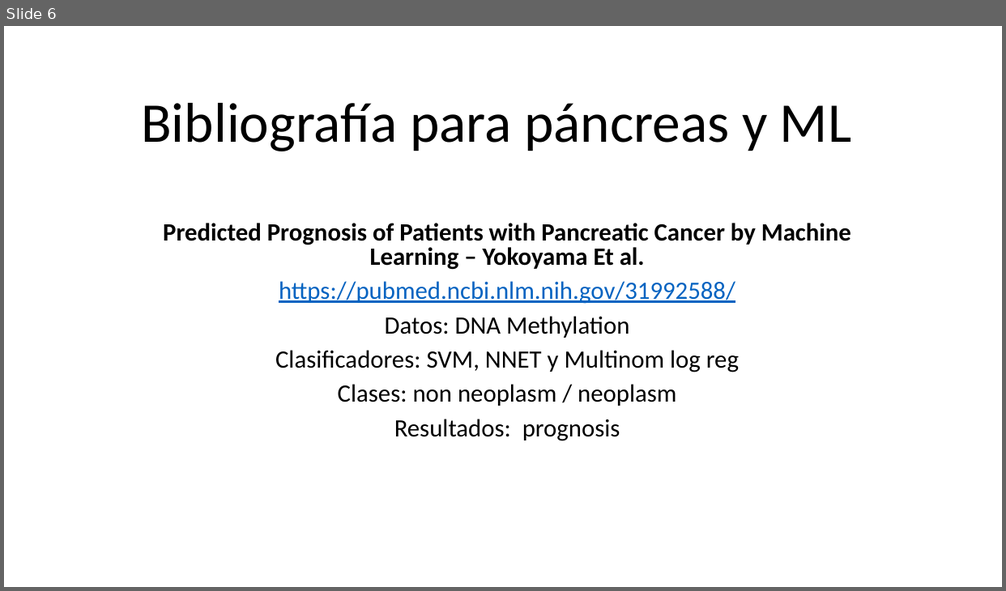
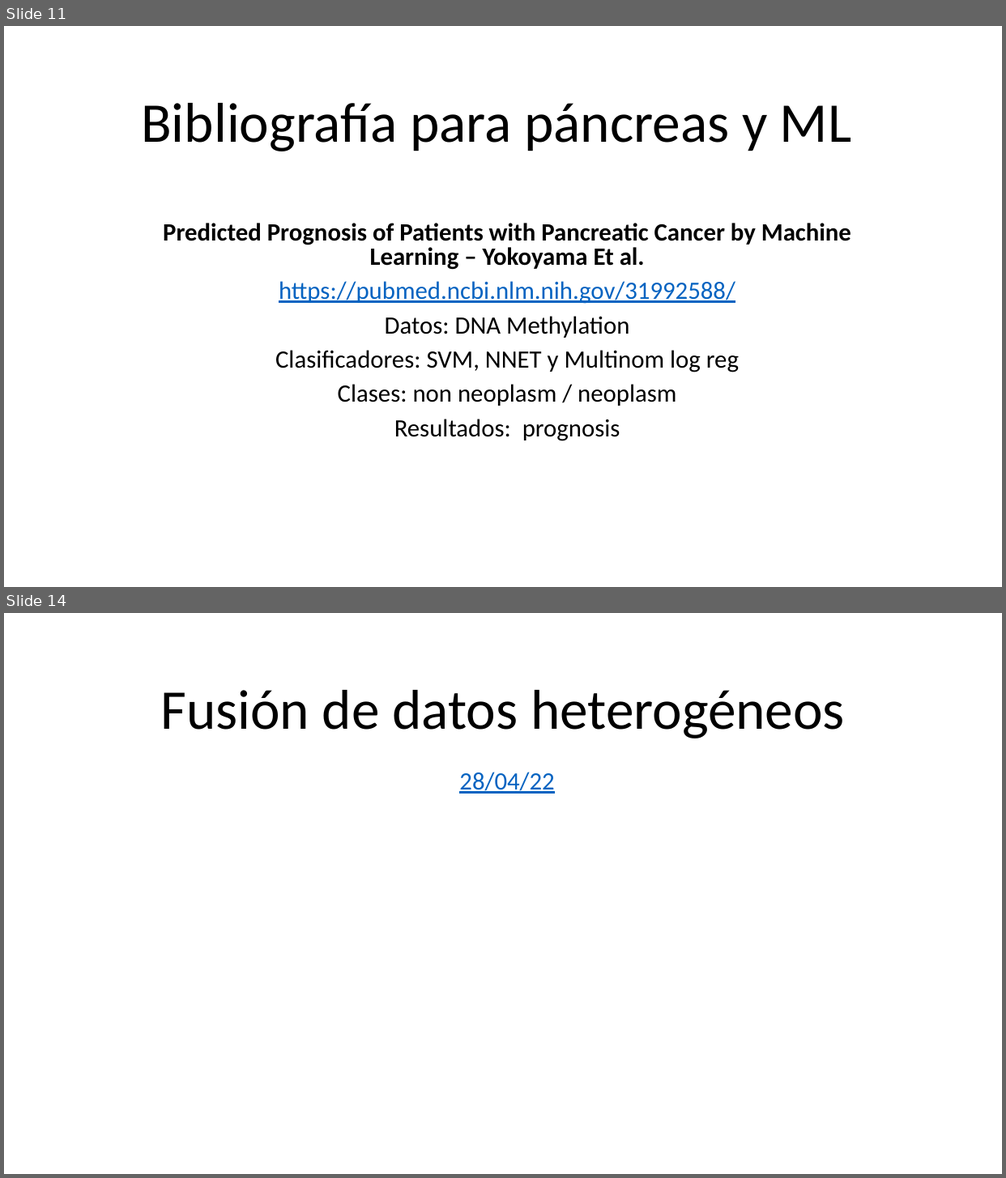
Before and after one commit to alejandroborj/heterogeneous-data, a slide deck: pregunta.pptx. Shown one above the other, each under a label of ours: slide 6 before the commit, slides 11 and 14 after it; the slides between them are not shown. The pictures are 1006x591 and 1006x1178 pixels, drawn with LibreOffice and Linux fonts; fonts in the diff are those of the drawing. Boxes give left, top, right and bottom in pixels: in the first picture for what was removed or moved away, otherwise in the second. Text is boxed around its words. In the diff, an @@ line names an element or a change of style, - is before the commit and + after.

```diff
--- a/pregunta.pptx
+++ b/pregunta.pptx
@@ slide 14 added at box(4, 613, 1002, 1174), background #FFFFFF @@
@@ title added at box(160, 690, 845, 739), 54 pt, text #000000 @@
+Fusión de datos heterogéneos
@@ subtitle added at box(459, 772, 554, 794), 24 pt, text #0563C1, underline @@
+28/04/22
@@ what was slide 6 is now slide 11 @@
```
Also in this commit, not shown: 4 slides changed, 4 other slides added, 1 slide removed, 5 other files.
